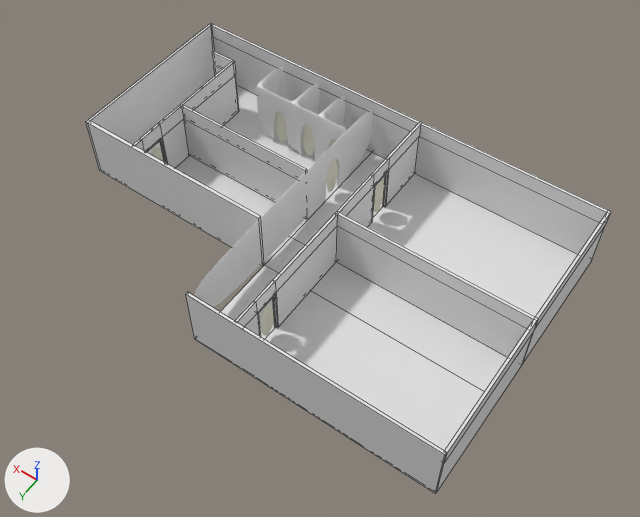
Before and after pictures for a commit that changed the Blender file Dark Room/Assets/Prefabs/Walls/door.blend.
Rendered twice from a 50 mm lens placed at (-17.4, 18.7, 26.2), pointed at (-5.7, 2.4, 0.5). Arrows for +X, +Y and +Z are at lower left; the lights stay in place. Mesh edges are drawn as thin lines on the coarser meshes.

The older version as bpy lines, for what is in view:
```python
me_cube_006 = bpy.data.meshes.new('Cube.006')
me_cube_006.from_pydata(...)  # 16 vertices, 14 faces; spans x -160.0..1.0, y -1.0..1.0, z -1.0..1.0
me_cube_019 = bpy.data.meshes.new('Cube.019')
me_cube_019.from_pydata(...)  # 174 vertices, 160 faces, 4 loose edges; spans x -1351.0..-179.0, y -5.0..21.0, z -1.0..2.0
me_plane = bpy.data.meshes.new('Plane')
me_plane.from_pydata(...)  # 18 vertices, 9 faces; spans x -1.0..3.34, y -2.09..1.01, z -0.01..0.0
me_plane.materials.append(mat_material)  # white #e7e7e7
# before: 0 (-1.0, -1.0, 0.0), 1 (1.0, -1.0, 0.0) at pixel (264, 264), 2 (-1.0, 1.0, 0.0), 3 (1.0, 1.0, 0.0), 4 (1.49, -0.99, -0.01)
# before: 5 (1.49, 1.01, -0.01), 6 (1.0, -1.0, 0.0) at pixel (264, 264), 7 (1.49, -0.99, -0.01), 8 (1.0, -2.09, 0.0) at pixel (194, 338), 9 (1.49, -2.08, -0.01)
# before: 10 (-1.0, -0.55, 0.0), 11 (1.0, -0.55, 0.0) at pixel (291, 237), 12 (1.49, -0.55, -0.01), 13 (3.34, -0.99, -0.01), 14 (3.34, 1.01, -0.01)
# before: 15 (3.34, -0.99, -0.01), 16 (3.34, -2.08, -0.01), 17 (3.34, -0.55, -0.01)
ob_cube_004 = bpy.data.objects.new('Cube.004', me_cube_006)
ob_cube_004.location = (4.3, -0.11, 1.4)
ob_cube_004.scale = (0.0518, 3.64, 1.35)
ob_doorframe_004 = bpy.data.objects.new('DoorFrame.004', me_cube_019)
ob_doorframe_004.location = (-0.47, -1.54, 0.86)
ob_doorframe_004.rotation_euler = (0.0, 0.0, 1.571)  # degrees (0, 0, 90)
ob_doorframe_004.scale = (0.0016, 0.168, 1.05)
_m = ob_doorframe_004.modifiers.new('Subsurf', 'SUBSURF')
_m.levels = 4
_m.render_levels = 4
ob_floor = bpy.data.objects.new('Floor', me_plane)
ob_floor.location = (0.15, -0.19, 0.0)
ob_floor.scale = (-4.15, -3.67, -4.21)
# also in view: 'Cube.003' at (-4.8, 1.8, 1.4); 'Cube.001' at (-8.9, 7.5, 1.4); 'DoorFrame.001' at (-4.0, 1.8, 1.4); 'Cube.005' at (-0.4, 0.5, 1.4)
```
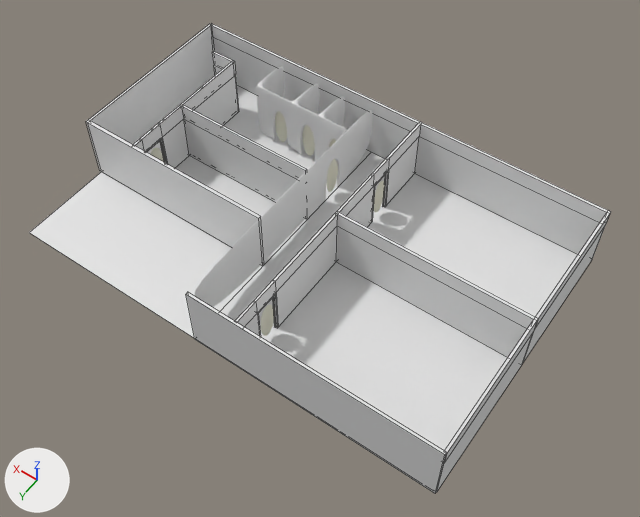
What differs and where, as boxes (x1, y1, x2, y2) in the pictures (640 x 517 px):
'Floor', reshaped
    before: (147, 85, 578, 450)
    after: (29, 85, 578, 450)

The change, as a diff of the scene's bpy script:
```diff
--- a/Dark Room/Assets/Prefabs/Walls/door.blend.py
+++ b/Dark Room/Assets/Prefabs/Walls/door.blend.py
@@ me_plane @@
 me_plane.from_pydata(...)  # 18 vertices, 9 faces; spans x -1.0..3.34, y -2.09..1.01, z -0.01..0.0
 # used by ob_floor; location = (0.15, -0.19, 0.0); scale = (-4.15, -3.67, -4.21)
 # verts and faces of me_plane; kept vertices keep their numbers, new ones are numbered from 18
+# me_plane part 1
+delete_vertices([0, 1, *range(4, 8), *range(9, 14), 15, 17])  # with the faces that use them
+verts[18] = (-1.0, -2.09, 0.0)  # pixel (29, 232)
+faces += [(3, 14, 16, 8), (2, 3, 8, 18)]
 me_plane.materials.append(mat_material)
```
